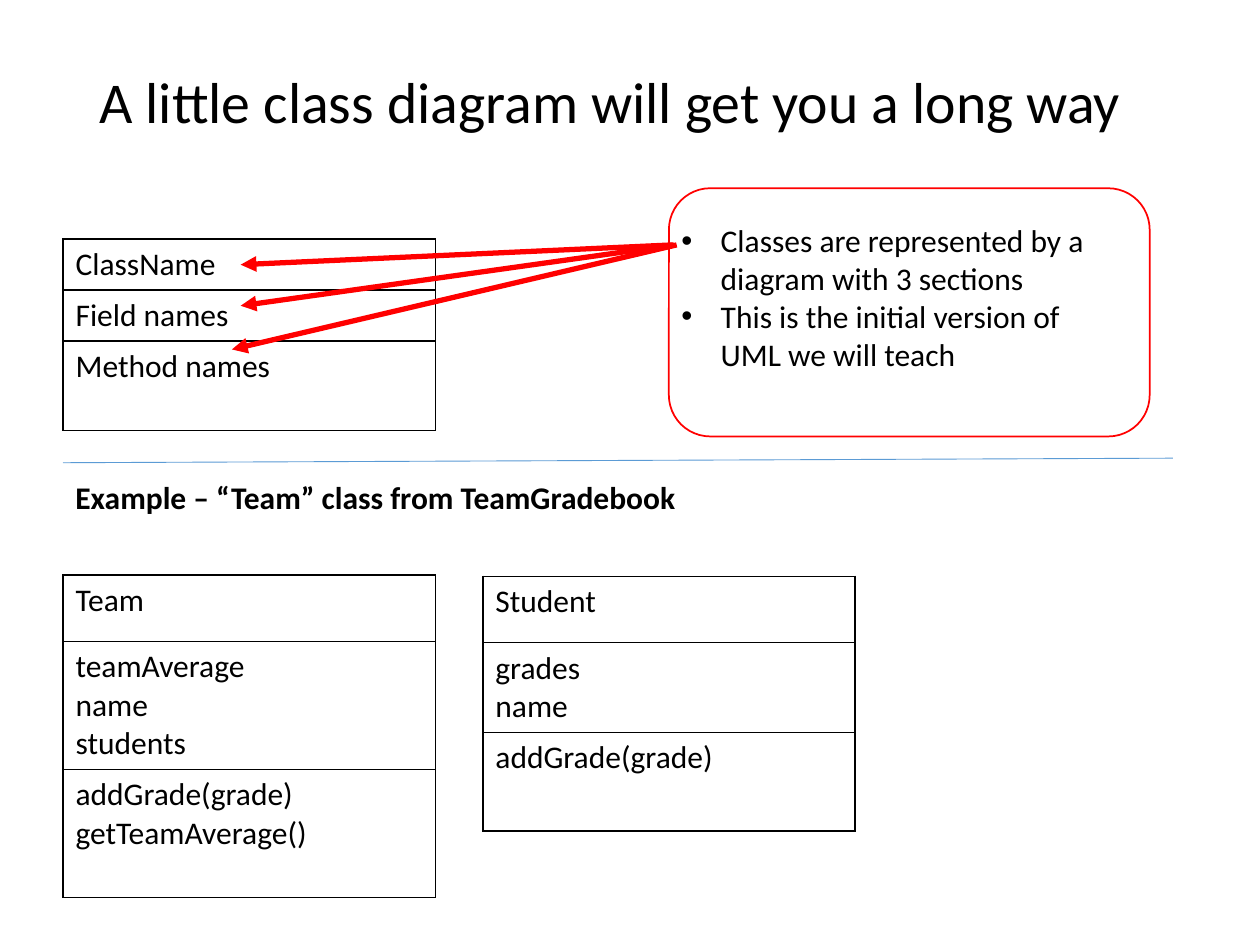
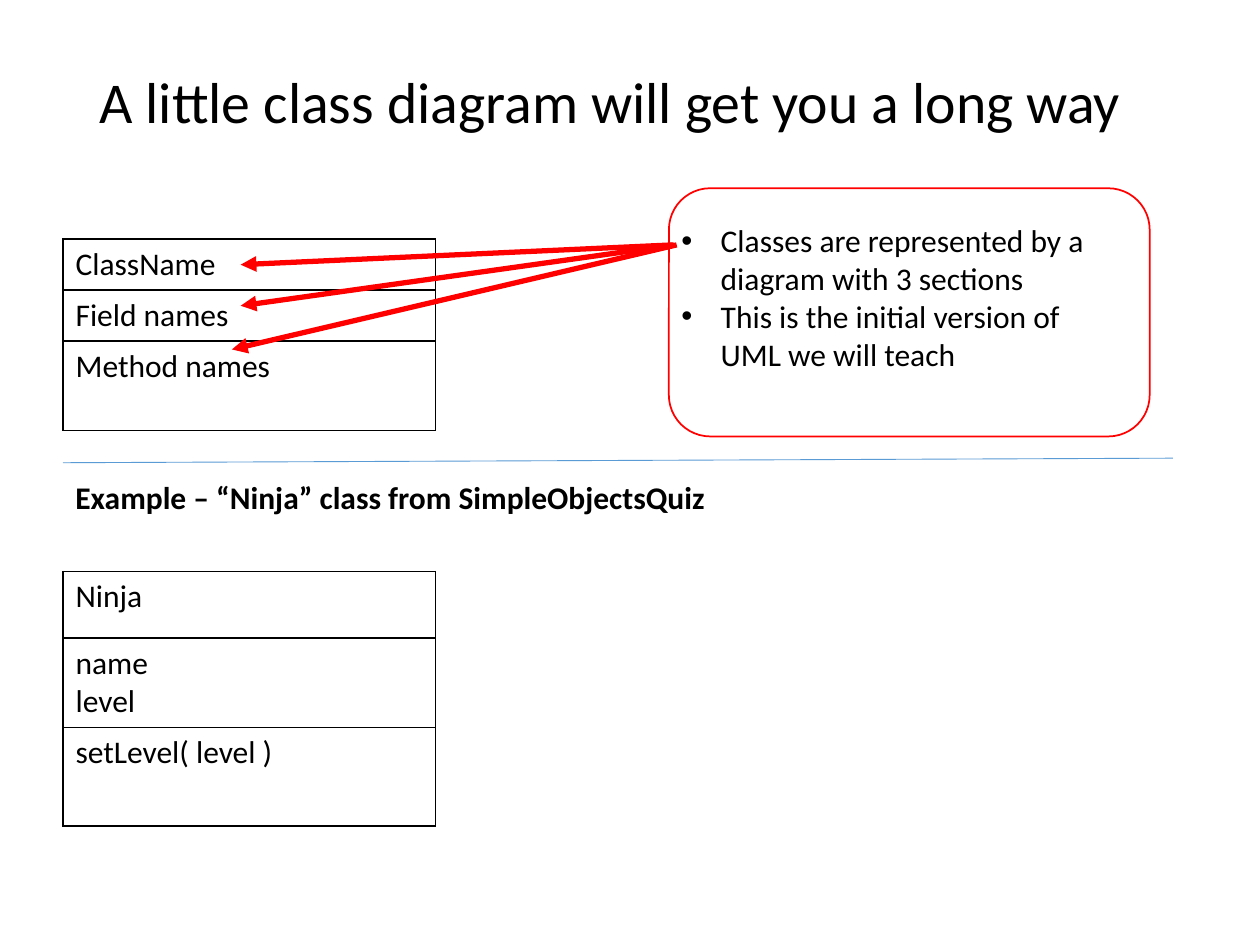
Before and after one commit to RHIT-CSSE/csse220, a slide deck: slide 7 of ClassMaterials/SETechniques/Slides/SoftwareEngineeringTechniques.pptx (slide 6 before the commit). Drawn at 1260x945 pixels with LibreOffice and Linux fonts; fonts in the diff are those of the drawing. Boxes give left, top, right and bottom in pixels: in the first picture for what was removed or moved away, otherwise in the second. Text is boxed around its words. In the diff, an @@ line names an element or a change of style, - is before the commit and + after.

```diff
--- a/ClassMaterials/SETechniques/Slides/SoftwareEngineeringTechniques.pptx
+++ b/ClassMaterials/SETechniques/Slides/SoftwareEngineeringTechniques.pptx
@@ text at box(75, 486, 705, 515): text changed @@
-Example – “Team” class from TeamGradebook
+Example – “Ninja” class from SimpleObjectsQuiz
@@ table at box(63, 572, 435, 806) @@
-row 1, column 1: Student
+row 1, column 1: Ninja
-row 2, column 1: grades / name
+row 2, column 1: name / level
-row 3, column 1: addGrade(grade)
+row 3, column 1: setLevel( level )
@@ table: place and size @@
-table at box(483, 576, 854, 810)
+table at box(63, 572, 435, 806)
@@ table removed at box(63, 575, 435, 854), 3 rows, 1 columns @@
-Team
-teamAverage / name / students
-addGrade(grade) / getTeamAverage()
```
Also in this commit, not shown: 33 other slides changed, 11 slides added, 3 slides removed.
